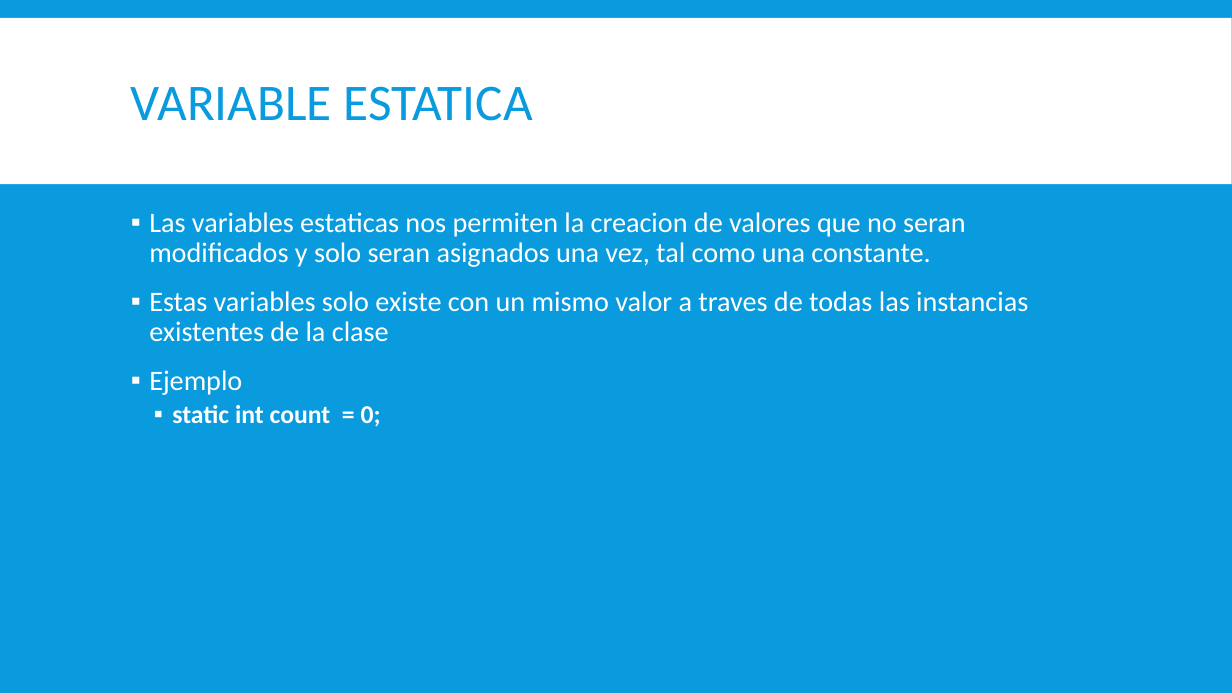
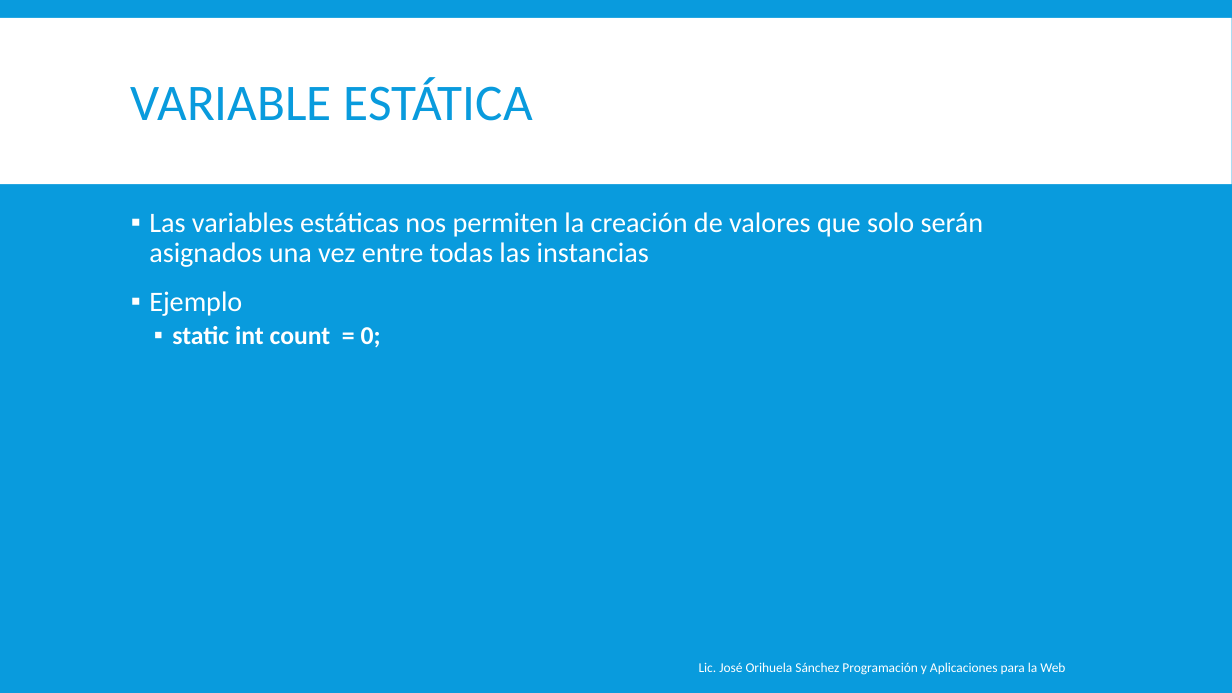
Before and after one commit to magoclown/PAPW, a slide deck: slide 4 of Presentaciones/Segundo Parcial/Introducción a Java.pptx. Drawn at 1232x693 pixels with LibreOffice and Linux fonts; fonts in the diff are those of the drawing. Boxes give left, top, right and bottom in pixels: in the first picture for what was removed or moved away, otherwise in the second. Text is boxed around its words. In the diff, an @@ line names an element or a change of style, - is before the commit and + after.

```diff
--- a/Presentaciones/Segundo Parcial/Introducción a Java.pptx
+++ b/Presentaciones/Segundo Parcial/Introducción a Java.pptx
@@ title at box(131, 78, 533, 121): text changed @@
-VARIABLE ESTATICA
+VARIABLE ESTÁTICA
@@ text at box(149, 212, 984, 267): text changed @@
-▪ Las variables estaticas nos permiten la creacion de valores que no seran modificados y solo seran asignados una vez, tal como una constante.
-▪ Estas variables solo existe con un mismo valor a traves de todas las instancias existentes de la clase
+▪ Las variables estáticas nos permiten la creación de valores que solo serán asignados una vez entre todas las instancias
@@ text added at box(699, 662, 1065, 675), 10.5 pt, text #FFFFFF @@
+Lic. José Orihuela Sánchez Programación y Aplicaciones para la Web
```
Also in this commit, not shown: 18 other slides changed, 2 other files.
